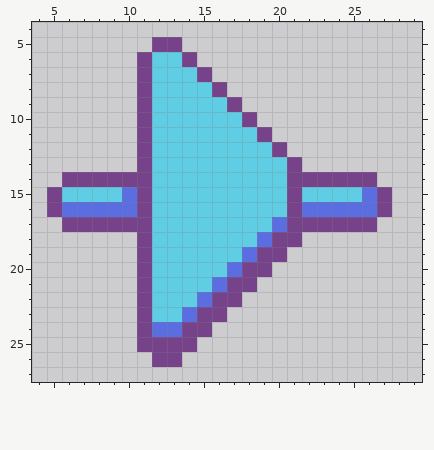
File history of a pixel-art file, src/assets/gui/parts/part-gate-not.aseprite. The picture above was drawn from the file before the commit.
32x32 pixels, 1 frame. Shown: x 4..29, y 4..27.
Once edited:
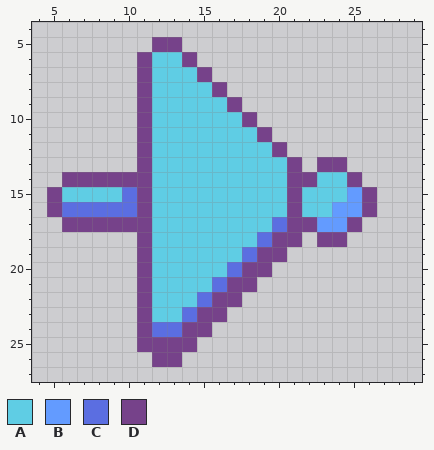
Palette (. is transparent): A #5fcde4  B #639bff  C #5b6ee1  D #76428a
The exact change:
@@ x 20..29 @@
 12 D.........
-13 AD........
-14 ADDDDDD...
-15 ADAAAACD..
-16 ADCCCCCD..
-17 CDDDDDD...
-18 DD........
+13 AD.DD.....
+14 ADDAAD....
+15 ADAAABD...
+16 ADAABBD...
+17 CDDBBD....
+18 DD.DD.....
 19 D.........
Pixel boxes of the changes (left, top, right, bottom) in both pictures:
changed: (302, 157, 392, 247)
